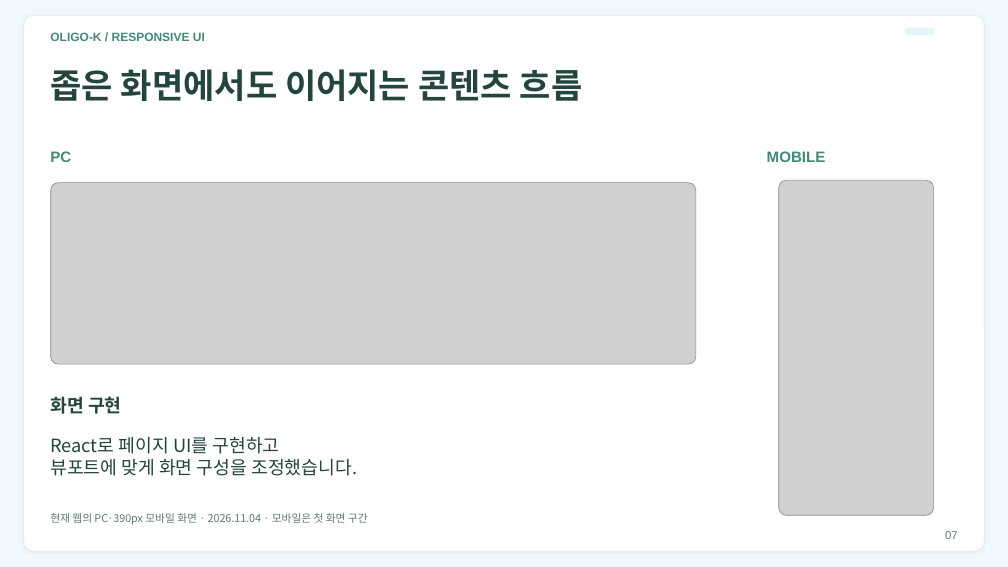
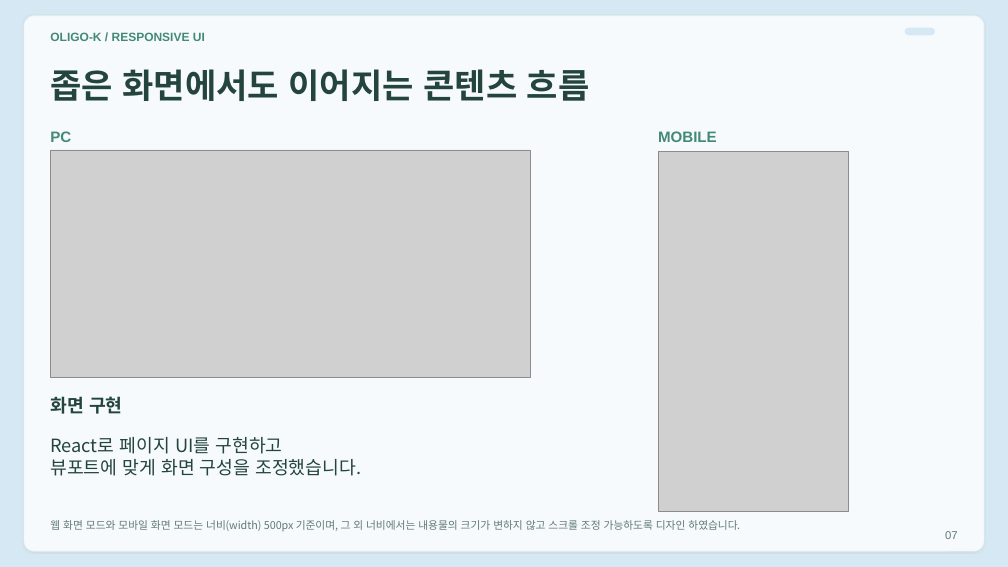
Before and after one commit to Jack-the-Ace/remind, a slide deck: slide 7 of 참고자료/취뽀/candidate_v4.pptx. Drawn at 1008x567 pixels with LibreOffice and Linux fonts; fonts in the diff are those of the drawing; grey boxes stand for pictures. Boxes give left, top, right and bottom in pixels: in the first picture for what was removed or moved away, otherwise in the second. Text is boxed around its words. In the diff, an @@ line names an element or a change of style, - is before the commit and + after.

```diff
--- a/참고자료/취뽀/candidate_v4.pptx
+++ b/참고자료/취뽀/candidate_v4.pptx
@@ background #EEF8FD to #D6E8F3 @@
@@ rounded rectangle at (24, 16, 984, 551): fill #FFFFFF to #F6FAFD @@
@@ rounded rectangle at (905, 28, 935, 35): fill #E5F3FA to #D6E8F3 @@
@@ text "PC": place and size @@
-text "PC" at (50, 151, 71, 162)
+text "PC" at (50, 131, 71, 142)
@@ text "MOBILE": place and size @@
-text "MOBILE" at (767, 151, 826, 162)
+text "MOBILE" at (658, 131, 717, 142)
@@ picture: place and size @@
-picture at (51, 183, 696, 364)
+picture at (50, 150, 530, 377)
@@ picture added at (658, 151, 848, 511) @@
@@ picture removed at (779, 180, 934, 515) @@
@@ text at (50, 520, 740, 531): text changed @@
-현재 웹의 PC·390px 모바일 화면 · 2026.11.04 · 모바일은 첫 화면 구간
+웹 화면 모드와 모바일 화면 모드는 너비(width) 500px 기준이며, 그 외 너비에서는 내용물의 크기가 변하지 않고 스크롤 조정 가능하도록 디자인 하였습니다.
```
Also in this commit, not shown: 15 other slides changed, 24 other files.
